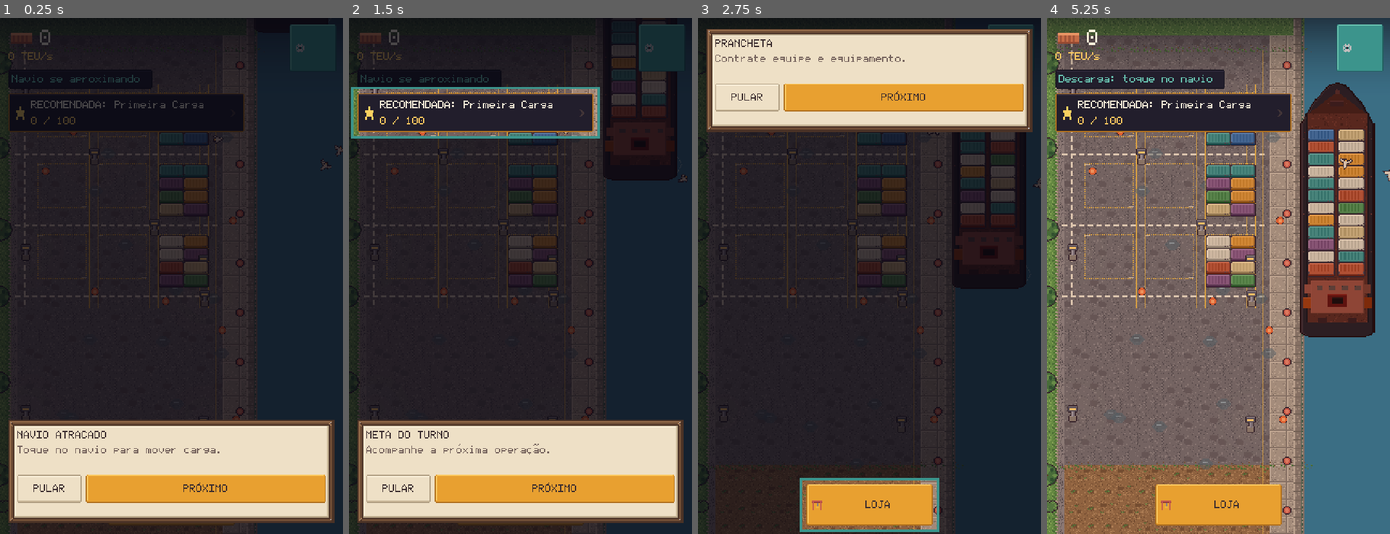
Above: before the commit, frames 1-4 (left to right).
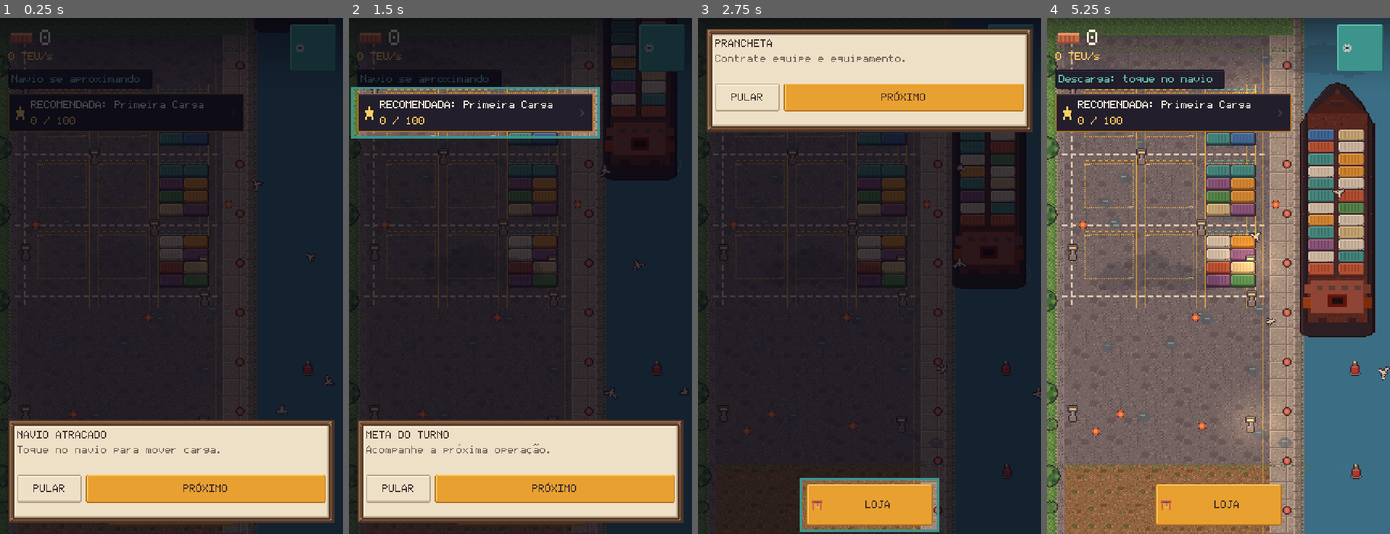
Above: after the commit, the same moments.

Repository: chicogborba/HarborClick
Game: Godot game, scene res://scenes/Main.tscn
Same seed, same stepped clock (60 frames per second), same inputs: the game is played once before the commit and once after it.
Inputs (mouse positions are in pixels of both pictures, inside the frame that each line leads up to):
- Up to frame 1 (0.25 s): no input
- Up to frame 2 (1.5 s): click "LOJA" at 0.5 s; tap Enter at 1.25 s; move the mouse to (595, 250) at 1.27 s; hold D (pan_right) from 1.28 s (still down); click (595, 250) at 1.42 s
- Up to frame 3 (2.75 s): release D (pan_right) at 2 s; drag from (800, 301) to (852, 379) at 2.02 s
- Up to frame 4 (5.25 s): move the mouse to (1252, 162) at 2.77 s; hold D (pan_right) 2.78-3.5 s; drag from (1201, 379) to (1115, 198) at 3.52 s; move the mouse to (1321, 353) at 4.27 s; hold A (pan_left) 4.28-5 s; drag from (1115, 198) to (1167, 147) at 5.02 s

The runs differ from the first frame. In frame 1, 0.6% of the frame differs, in the area x 0-100%, y 8-96%; in frame 2, 0.6%; in frame 3, 0.6%; in frame 4, 3.2%, in the area x 0-100%, y 6-96%.

Commit message:
feat: close the living-port pass — sky, channel marks and state-tied detail
Four sprites shipped with the base version and were never used: a buoy,
two clouds, a moon and a star strip. They also had no generator, which
broke the project's rule that every asset comes from code. They are
regenerated in gen_props.py and finally wired in — but not as sky.

You cannot look up from a top-down camera, so none of it is drawn
overhead. Clouds exist only as the shadows they drop on the terminal;
the moon and the stars only as reflections in the water, under the hull
rather than over it. Buoys mark the approach channel south of the berth.
Nothing lands in the reading path: the yard, the quay and the boxes are
never covered.

Idle detail is now tied to something true, which is the only reason to
have it:

- the crew drifts toward the quay while the berth is being worked;
- the quay masts burn during a call whatever the clock says, so the one
  place worth tapping is the brightest thing on screen;
- every bay has a painted head — amber for import, teal for export.
  Nothing on the ground said which was which before, and the player had
  to infer the split from where boxes happened to land.

The port is not made wider. It already spans the full portrait width by
construction — blocks end at x=194, the quay runs to 240 and the water
left over is exactly the hull — so widening it would force horizontal
scrolling on a phone, against the first pillar. The frame is filled
instead.

Adds tools/capture/perf.tscn, which builds the worst terminal the game
can produce (everything bought, every parcel, the yard packed three
high, fog rolling, lights struck) and fails if the 95th percentile
misses the 60 FPS budget. On an M1: 6.7ms at 390x844, 6.9ms at 1280x720,
12.4ms at 1920x1080. The handheld half of that acceptance line stays
open — there is no device here to measure.

Co-Authored-By: Claude Opus 5 <noreply@anthropic.com>

Diff:
--- a/scripts/main.gd
+++ b/scripts/main.gd
@@ -162,6 +162,8 @@
 
 func _on_ship_phase(phase: int) -> void:
 	## The board tells you what the berth needs, so tapping always has a point.
+	if world != null and world.atmosphere != null:
+		world.atmosphere.set_berth_active(world.ship.is_working())
 	match phase:
 		Ship.Phase.DISCHARGING:
 			hud.set_job_hint("Descarga: toque no navio")
--- a/scripts/world/atmosphere.gd
+++ b/scripts/world/atmosphere.gd
@@ -15,8 +15,12 @@
 ]
 
 const LAMP_ENERGY := 1.05
+## How hard the quay masts burn while a ship is being worked, regardless of
+## the time of day.
+const BERTH_WORK_ENERGY := 0.55
 
 var world: PortWorld
+var _berth_active := false
 
 var _tint: CanvasModulate
 var _lamps_root: Node2D
@@ -62,16 +66,23 @@
 			+ PortLayout.BLOCK_H + 3.0
 		var rx: float = runways[row % runways.size()]
 		spots.append(Vector2(rx - 5.0, lane_y))
+	for spot in spots:
+		_add_lamp(spot, false)
 	# on the quay, clear of the crane rails
 	y = PortLayout.TOP_MARGIN + 40.0
 	while y < PortLayout.world_bottom() - 20.0:
-		spots.append(Vector2(PortLayout.QUAY_X0 - 12.0, y))
+		_add_lamp(Vector2(PortLayout.QUAY_X0 - 12.0, y), true)
 		y += 150.0
-	for spot in spots:
-		_add_lamp(spot)
 
 
-func _add_lamp(pos: Vector2) -> void:
+func set_berth_active(active: bool) -> void:
+	## A working berth is lit whatever the clock says — that is what a real
+	## terminal does, and it makes the one place the player should be tapping
+	## the brightest thing on screen during a call.
+	_berth_active = active
+
+
+func _add_lamp(pos: Vector2, quay: bool) -> void:
 	var root := Node2D.new()
 	root.position = pos
 	_lamps_root.add_child(root)
@@ -95,7 +106,8 @@
 	light.color = Color8(255, 228, 172)
 	root.add_child(light)
 
-	_lamps.append({"lit": lit, "light": light, "phase": randf() * 10.0})
+	_lamps.append({"lit": lit, "light": light, "phase": randf() * 10.0,
+		"quay": quay})
 
 
 func _build_fog() -> void:
@@ -135,12 +147,15 @@
 	for lamp: Dictionary in _lamps:
 		var lit: Sprite2D = lamp.lit
 		var light: PointLight2D = lamp.light
+		var lamp_target := target
+		if bool(lamp.quay) and _berth_active:
+			lamp_target = maxf(lamp_target, BERTH_WORK_ENERGY)
 		var flicker := 1.0
-		if target > 0.05 and lit.modulate.a < 0.85:
+		if lamp_target > 0.05 and lit.modulate.a < 0.85:
 			flicker = 0.4 + 0.6 * absf(sin(lamp.phase + Time.get_ticks_msec() * 0.02))
-		lit.modulate.a = move_toward(lit.modulate.a, target, delta * 0.8)
-		light.energy = move_toward(light.energy, target * LAMP_ENERGY * flicker,
-			delta * 1.1)
+		lit.modulate.a = move_toward(lit.modulate.a, lamp_target, delta * 0.8)
+		light.energy = move_toward(light.energy,
+			lamp_target * LAMP_ENERGY * flicker, delta * 1.1)
 		light.texture_scale = 1.5 + _fog_amount * 0.9
 
 	if _fog_amount > 0.5:
@@ -161,10 +176,6 @@
 
 
 func _night_factor(t: float) -> float:
-	if t < 0.20 or t >= 0.88:
-		return 1.0
-	elif t < 0.32:
-		return 1.0 - smoothstep(0.20, 0.32, t)
-	elif t < 0.74:
-		return 0.0
-	return smoothstep(0.74, 0.88, t)
+	## One curve, shared with Skyscape: the flood lights and the reflections on
+	## the water can never disagree about whether it is night.
+	return Skyscape._night_factor(t)
--- a/scripts/world/ground_baker.gd
+++ b/scripts/world/ground_baker.gd
@@ -63,11 +63,23 @@
 		_blend_region(img, tufts, Rect2i(((v + 2) % 4) * 10, 0, 10, 8),
 			tx, paved_bottom - 3)
 
-	# --- container bay markings under every block ---
+	# --- container bay markings under every block, colour-coded by sector ---
+	# The yard is split into import and export areas, and until now nothing on
+	# the ground said which was which — the player had to infer it from where
+	# boxes happened to land. Amber heads an import bay, teal an export one.
 	var bay := _img("gr_bay_marks")
 	for i in PortLayout.block_count():
 		var origin := PortLayout.block_origin(i)
 		_blend(img, bay, int(origin.x) - 1, int(origin.y) - 1)
+		var export_bay := posmod(i, PortLayout.BLOCK_COLUMNS) \
+			== PortLayout.BLOCK_COLUMNS - 1
+		var head := Color8(104, 194, 176) if export_bay else Color8(232, 176, 78)
+		var head_y := int(origin.y) - 4
+		for bx in range(int(origin.x), int(origin.x + PortLayout.BLOCK_W)):
+			# dashed, so it reads as paint rather than as a solid barrier
+			if (bx / 3) % 2 == 0:
+				_pixel(img, bx, head_y, head)
+				_pixel(img, bx, head_y + 1, head.darkened(0.35))
 
 	# --- lane paint between block rows ---
 	var dash := _img("gr_lane_dash")
@@ -104,6 +116,12 @@
 	return ImageTexture.create_from_image(img)
 
 
+static func _pixel(dst: Image, x: int, y: int, color: Color) -> void:
+	if x < 0 or y < 0 or x >= dst.get_width() or y >= dst.get_height():
+		return
+	dst.set_pixel(x, y, color)
+
+
 static func _blit(dst: Image, src: Image, x: int, y: int) -> void:
 	if x >= dst.get_width() or y >= dst.get_height():
 		return
--- a/scripts/world/port_world.gd
+++ b/scripts/world/port_world.gd
@@ -11,6 +11,7 @@
 var yard: ContainerYard
 var structures: StructureLayer
 var atmosphere: Atmosphere
+var skyscape: Skyscape
 var critters: Critters
 var berth: BerthCallController
 var traffic: TrafficCoordinator
@@ -75,6 +76,11 @@
 	atmosphere = Atmosphere.new()
 	add_child(atmosphere)
 	atmosphere.setup(self)
+
+	skyscape = Skyscape.new()
+	skyscape.name = "Skyscape"
+	add_child(skyscape)
+	skyscape.setup(self)
 
 	critters = Critters.new()
 	add_child(critters)
@@ -164,6 +170,26 @@
 		_decals.add_child(b)
 		y += 46.0
 
+	# channel marks in the open water south of the berth, on the line the ship
+	# comes down. They stay clear of the hull's footprint so the berth stays
+	# the most legible thing on the water.
+	var buoy_sheet: Texture2D = preload("res://assets/sprites/prop_buoy.png")
+	var channel_top := PortLayout.SHIP_Y + PortLayout.SHIP_H + 34.0
+	var channel_x := PortLayout.WATER_X0 + 46.0
+	var buoy_y := channel_top
+	var buoy_index := 0
+	while buoy_y < PortLayout.world_bottom() + 60.0:
+		var buoy := Sprite2D.new()
+		var frame := AtlasTexture.new()
+		frame.atlas = buoy_sheet
+		frame.region = Rect2((buoy_index % 2) * 12, 0, 12, 14)
+		buoy.texture = frame
+		buoy.centered = true
+		buoy.position = Vector2(channel_x + rng.randf_range(-6.0, 6.0), buoy_y)
+		_decals.add_child(buoy)
+		buoy_y += 96.0
+		buoy_index += 1
+
 	# puddles and oil marks on the pavement
 	for i in 18:
 		var p := Sprite2D.new()
@@ -207,6 +233,8 @@
 	_rebuild_decals()
 	structures.rebuild()
 	atmosphere.rebuild_lamps()
+	if skyscape != null:
+		skyscape.rebuild()
 	for i in 6:
 		spawn_dust(Vector2(randf_range(40.0, 180.0),
 			PortLayout.yard_bottom() - randf_range(10.0, 80.0)))
@@ -225,6 +253,8 @@
 	_rebuild_decals()
 	structures.rebuild()
 	atmosphere.rebuild_lamps()
+	if skyscape != null:
+		skyscape.rebuild()
 
 
 func visible_bottom() -> float:
--- /dev/null
+++ b/scripts/world/skyscape.gd
@@ -0,0 +1,165 @@
+class_name Skyscape
+extends Node2D
+## Weather and sky, expressed the way a top-down camera can actually see them.
+##
+## You cannot look up from here, so none of this is drawn as sky. Clouds appear
+## only as the shadows they drop on the terminal; the moon and the stars appear
+## only as reflections on the water, under the hull rather than over it. That
+## keeps the whole thing out of the reading path — the yard, the quay and the
+## boxes are never covered by decoration.
+##
+## Everything fades with the day/night curve and with fog, and the drifting
+## cloud shadows stand down entirely under reduced motion.
+
+const CLOUD_COUNT := 3
+const STAR_COUNT := 16
+const CLOUD_ALPHA := 0.17
+const CLOUD_SPEED := Vector2(-5.5, 2.2)
+
+var world: PortWorld
+
+var _shadows: Node2D
+var _reflections: Node2D
+var _clouds: Array[Sprite2D] = []
+var _stars: Array[Dictionary] = []
+var _moon: Sprite2D
+var _t := 0.0
+var _daylight := 0.0
+var _night := 0.0
+
+
+func setup(port: PortWorld) -> void:
+	world = port
+	# Cloud shadows fall on everything standing on the ground, so they sit
+	# above the y-sorted entities but below the HUD.
+	_shadows = Node2D.new()
+	_shadows.name = "CloudShadows"
+	_shadows.z_index = 40
+	_shadows.z_as_relative = false
+	world.add_child(_shadows)
+	# Reflections are *in* the water, so the hull and the foam cover them.
+	_reflections = Node2D.new()
+	_reflections.name = "WaterReflections"
+	_reflections.z_index = -8
+	_reflections.z_as_relative = false
+	world.add_child(_reflections)
+	_build_clouds()
+	_build_night_sky()
+	rebuild()
+
+
+func rebuild() -> void:
+	## Land purchases make the water column longer; the reflections spread over
+	## whatever water there is now.
+	var bottom := PortLayout.world_bottom()
+	for cloud in _clouds:
+		cloud.position.y = fmod(cloud.position.y, bottom + 200.0)
+	_place_night_sky(bottom)
+
+
+func _build_clouds() -> void:
+	var sheet: Texture2D = preload("res://assets/sprites/prop_cloud.png")
+	for i in CLOUD_COUNT:
+		var cloud := Sprite2D.new()
+		var frame := AtlasTexture.new()
+		frame.atlas = sheet
+		frame.region = Rect2((i % 2) * 40, 0, 40, 18)
+		cloud.texture = frame
+		cloud.centered = true
+		cloud.texture_filter = CanvasItem.TEXTURE_FILTER_NEAREST
+		cloud.scale = Vector2.ONE * randf_range(2.2, 3.4)
+		cloud.modulate = Color(0.10, 0.11, 0.20, 0.0)
+		cloud.position = Vector2(
+			randf_range(-40.0, PortLayout.WORLD_W + 40.0),
+			randf_range(0.0, PortLayout.world_bottom()))
+		_shadows.add_child(cloud)
+		_clouds.append(cloud)
+
+
+func _build_night_sky() -> void:
+	_moon = Sprite2D.new()
+	_moon.texture = preload("res://assets/sprites/prop_moon.png")
+	_moon.centered = true
+	_moon.texture_filter = CanvasItem.TEXTURE_FILTER_NEAREST
+	_moon.modulate = Color(1.0, 1.0, 1.0, 0.0)
+	_reflections.add_child(_moon)
+
+	var sheet: Texture2D = preload("res://assets/sprites/prop_star.png")
+	for i in STAR_COUNT:
+		var star := Sprite2D.new()
+		var frame := AtlasTexture.new()
+		frame.atlas = sheet
+		frame.region = Rect2(0, 0, 3, 3)
+		star.texture = frame
+		star.centered = true
+		star.texture_filter = CanvasItem.TEXTURE_FILTER_NEAREST
+		star.modulate.a = 0.0
+		_reflections.add_child(star)
+		_stars.append({"node": star, "frame": frame,
+			"rate": randf_range(0.7, 2.1), "phase": randf() * TAU})
+
+
+func _place_night_sky(bottom: float) -> void:
+	## Open water only: south of the berth, clear of the hull and the tugs'
+	## patrol line, so nothing that matters is ever behind a glint.
+	var water_left := PortLayout.WATER_X0 + 6.0
+	var water_right := PortLayout.WORLD_W - 6.0
+	var open_top := PortLayout.SHIP_Y + PortLayout.SHIP_H + 26.0
+	var span := maxf(60.0, bottom + 140.0 - open_top)
+	_moon.position = Vector2((water_left + water_right) * 0.5, open_top + span * 0.32)
+	var rng := RandomNumberGenerator.new()
+	rng.seed = 90210
+	for entry: Dictionary in _stars:
+		(entry.node as Sprite2D).position = Vector2(
+			rng.randf_range(water_left, water_right),
+			open_top + rng.randf_range(0.0, span))
+
+
+func _process(delta: float) -> void:
+	_t += delta
+	var time_of_day := TimeManager.time_of_day
+	_night = _night_factor(time_of_day)
+	_daylight = 1.0 - _night
+	var fog := 1.0 if TimeManager.fog_active else 0.0
+	_drift_clouds(delta, fog)
+	_shine_reflections(delta, fog)
+
+
+func _drift_clouds(delta: float, fog: float) -> void:
+	# No sun, no shadow. Fog already flattens the whole scene, so a second
+	# darkening layer under it only muddies the yard.
+	var animate := UserPreferences.can_animate()
+	var target := CLOUD_ALPHA * _daylight * (1.0 - fog) * (1.0 if animate else 0.0)
+	var bottom := PortLayout.world_bottom() + 200.0
+	for cloud in _clouds:
+		cloud.modulate.a = move_toward(cloud.modulate.a, target, delta * 0.35)
+		if not animate:
+			continue
+		cloud.position += CLOUD_SPEED * delta
+		if cloud.position.x < -70.0:
+			cloud.position.x = PortLayout.WORLD_W + 70.0
+		if cloud.position.y > bottom:
+			cloud.position.y = -60.0
+
+
+func _shine_reflections(delta: float, fog: float) -> void:
+	var target := _night * (1.0 - fog * 0.8)
+	_moon.modulate.a = move_toward(_moon.modulate.a, target * 0.30, delta * 0.5)
+	_moon.position.y += sin(_t * 0.6) * 0.06
+	for entry: Dictionary in _stars:
+		var star: Sprite2D = entry.node
+		star.modulate.a = move_toward(star.modulate.a, target * 0.75, delta * 0.5)
+		var step := int(fmod(_t * float(entry.rate) + float(entry.phase), 3.0))
+		(entry.frame as AtlasTexture).region = Rect2(step * 3, 0, 3, 3)
+
+
+static func _night_factor(t: float) -> float:
+	## Same curve Atmosphere uses to strike the flood lights, so the sky and the
+	## lamps can never disagree about whether it is night.
+	if t < 0.20 or t >= 0.88:
+		return 1.0
+	elif t < 0.32:
+		return 1.0 - smoothstep(0.20, 0.32, t)
+	elif t < 0.74:
+		return 0.0
+	return smoothstep(0.74, 0.88, t)
--- a/scripts/world/structure_actor.gd
+++ b/scripts/world/structure_actor.gd
@@ -551,8 +551,13 @@
 	# reads as staffed rather than as a row of independent pendulums.
 	var lane := _lane_y if randf() < 0.7 or lanes.is_empty() \
 		else lanes[randi() % lanes.size()] + 3.0
+	# While the berth is being worked, the crew drifts toward the quay. Idle
+	# detail is only worth having when it tells you something true.
+	var working := _world != null and _world.ship != null and _world.ship.is_working()
+	var from_x := PortLayout.QUAY_X0 - 40.0 if working and randf() < 0.6 \
+		else PortLayout.BLOCK_X0
 	_stroll_target = Vector2(
-		randf_range(PortLayout.BLOCK_X0, PortLayout.QUAY_X1 - 14.0), lane)
+		randf_range(from_x, PortLayout.QUAY_X1 - 14.0), lane)
 
 
 func _patrol_water(delta: float) -> void:
--- a/tools/capture/capture.gd
+++ b/tools/capture/capture.gd
@@ -84,6 +84,15 @@
 func _run(size: Vector2i) -> void:
 	if _wants("world"):
 		await _shot("world")
+	if _wants("night"):
+		# Reflections and flood lights only exist after dark, so they need
+		# their own pass rather than whatever the clock happens to say.
+		var was := TimeManager.time_of_day
+		TimeManager.time_of_day = 0.95
+		await get_tree().create_timer(2.6).timeout
+		await _shot("night")
+		TimeManager.time_of_day = was
+		await get_tree().create_timer(0.4).timeout
 	if _wants("shop"):
 		_main.shop._on_tab("structures")
 		await get_tree().create_timer(0.4).timeout
--- /dev/null
+++ b/tools/capture/perf.gd
@@ -0,0 +1,105 @@
+extends Node
+## Frame-time measurement under the worst terminal the game can produce.
+##
+##   godot --path . tools/capture/perf.tscn -- 390x844
+##   godot --path . tools/capture/perf.tscn -- 1920x1080
+##
+## Headless says nothing useful about frame cost, so this runs windowed and
+## times real frames. The stress scenario is every structure at its display
+## cap, every parcel bought, the yard packed to the top of every stack, fog
+## rolling and the flood lights struck — i.e. everything on screen at once.
+##
+## Exits non-zero if the 95th percentile misses the 60 FPS budget.
+
+const BUDGET_MS := 1000.0 / 60.0
+const WARMUP := 1.5
+const SAMPLE_SECONDS := 6.0
+
+var _main: Node
+var _samples: PackedFloat64Array = []
+var _sampling := false
+var _elapsed := 0.0
+var _size := Vector2i(390, 844)
+
+
+func _ready() -> void:
+	for arg in OS.get_cmdline_user_args():
+		var parts := arg.split("x")
+		if parts.size() == 2 and parts[0].is_valid_int():
+			_size = Vector2i(int(parts[0]), int(parts[1]))
+	DisplayServer.window_set_size(_size)
+	get_window().size = _size
+	# Vsync would pin every sample to the refresh interval and report the
+	# monitor's rate instead of the frame's real cost.
+	DisplayServer.window_set_vsync_mode(DisplayServer.VSYNC_DISABLED)
+	Engine.max_fps = 0
+
+	_main = load("res://scenes/Main.tscn").instantiate()
+	add_child(_main)
+	await get_tree().create_timer(1.0).timeout
+	await _build_stress()
+	await get_tree().create_timer(WARMUP).timeout
+	_sampling = true
+
+
+func _build_stress() -> void:
+	var tutorial := _main.get_node_or_null(^"TutorialSpotlight")
+	if tutorial != null:
+		tutorial.queue_free()
+	var offline := _main.get_node_or_null(^"OfflinePopup")
+	if offline != null:
+		offline.queue_free()
+
+	GameState.teus = 1e30
+	GameState.lifetime_teus = 1e30
+	GameState.all_time_teus = 1e30
+	EventBus.teus_changed.emit(GameState.teus)
+	for item in StructureDB.ITEMS:
+		for n in 40:
+			GameState.buy_structure(item.id)
+	for parcel in LandDB.ITEMS:
+		if not GameState.land.has(parcel.id):
+			GameState.land[parcel.id] = true
+			EventBus.land_bought.emit(parcel.id)
+			await get_tree().process_frame
+	var yard: ContainerYard = _main.world.yard
+	for slot in yard.total_slots():
+		for level in PortLayout.STACK_MAX:
+			yard.place(slot, level, randi() % 8)
+	TimeManager.time_of_day = 0.93
+	TimeManager.fog_active = true
+	EventBus.fog_changed.emit(true)
+	_main.cam.position.y = PortLayout.world_bottom() * 0.4
+	var actors := 0
+	for node in _main.world.entities.get_children() + _main.world.overhead.get_children():
+		actors += 1 if node is StructureActor else 0
+	print("[perf] stress built: %d yard slots, world %d px tall, %d visible machines"
+		% [yard.total_slots(), int(PortLayout.world_bottom()), actors])
+
+
+func _process(delta: float) -> void:
+	if not _sampling:
+		return
+	_samples.append(delta * 1000.0)
+	_elapsed += delta
+	if _elapsed < SAMPLE_SECONDS:
+		return
+	_sampling = false
+	_report()
+
+
+func _report() -> void:
+	var sorted := Array(_samples)
+	sorted.sort()
+	var p50 := float(sorted[int(sorted.size() * 0.50)])
+	var p95 := float(sorted[int(sorted.size() * 0.95)])
+	var worst := float(sorted[sorted.size() - 1])
+	print("[perf] %dx%d  frames=%d  p50=%.2fms (%.0f fps)  p95=%.2fms  worst=%.2fms  budget=%.2fms"
+		% [_size.x, _size.y, _samples.size(), p50, 1000.0 / maxf(p50, 0.001),
+			p95, worst, BUDGET_MS])
+	if p95 > BUDGET_MS:
+		printerr("[perf] FAIL: p95 %.2fms misses the 60 FPS budget" % p95)
+		get_tree().quit(1)
+		return
+	print("[perf] PASS")
+	get_tree().quit(0)
--- /dev/null
+++ b/tools/capture/perf.tscn
@@ -0,0 +1,6 @@
+[gd_scene load_steps=2 format=3]
+
+[ext_resource type="Script" path="res://tools/capture/perf.gd" id="1_perf"]
+
+[node name="Perf" type="Node"]
+script = ExtResource("1_perf")
Binary file removed: assets/sprites/buoy.png
Not shown, removed: assets/sprites/buoy.png.import
Binary file removed: assets/sprites/cloud_0.png
Binary file removed: assets/sprites/cloud_1.png
Binary file removed: assets/sprites/lamp.png
Not shown, removed: assets/sprites/lamp.png.import
Binary file removed: assets/sprites/lamp_lit.png
Binary file removed: assets/sprites/moon.png
Not shown, removed: assets/sprites/moon.png.import
Binary file added: assets/sprites/prop_buoy.png
Not shown, changed: assets/sprites/prop_buoy.png.import
Binary file added: assets/sprites/prop_cloud.png
(and 9 more such lines)
